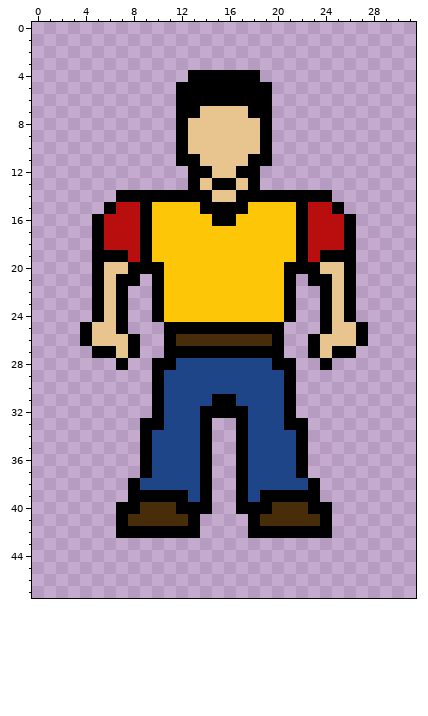
File history of a pixel-art sprite, assets/rpg/player.png. This is how it looked before the edit.
The file is 32x48 pixels. Colours within 5 levels of each other are drawn and written as one.
After the commit:
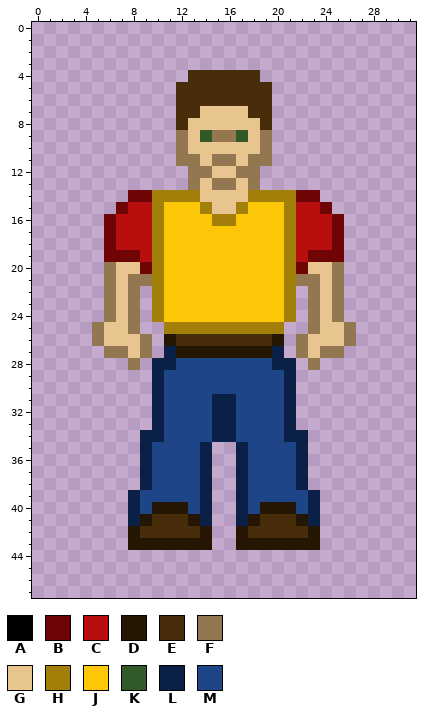
Palette (. is transparent): A #000000  B #6f0404  C #b80e0e  D #251603  E #472d0a  F #927750  G #e8c48f  H #a27f08  J #fdc607  K #315a28  L #0a2046  M #1d4588
From old to new:
Changed rows in their new state; - is an unchanged pixel.
first column x 4:
 4 ---------EEEEEE---------
 5 --------EEEEEEEE--------
 6 --------EEEEEEEE--------
 7 --------EE----EE--------
 8 --------E------E--------
 9 --------F-KFFK-F--------
10 --------F------F--------
11 --------FF-FF-FF--------
12 ---------FF--FF---------
13 ---------F-FF-F---------
14 ---.BBHHHHG--GHHHHBB.---
15 --.B-CH---HGGH---HC-B.--
16 -.B--CH----HH----HC--B.-
17 -.B--CH----------HC--B.-
18 -.B--CH----------HC--B.-
19 -.BBBCH----------HCBBB.-
20 -.F-GBH----------HBG-F.-
21 -.FGFFH----------HFFGF.-
22 -.FGF-H----------H-FGF.-
23 -.FGF-H----------H-FGF.-
24 -.FGF-H----------H-FGF.-
25 .F-GF--HHHHHHHHHH--FG-F.
26 .F--GF-D--------D-FG--F.
27 -.FFGF-LDDDDDDDDL-FGFF.-
28 ---.F-LL--------LL-F.---
29 ------L----------L------
30 ------L----------L------
31 ------L----LL----L------
32 ------L---MLLM---L------
33 -----.L---MLLM---L.-----
34 -----LL---MLLM---LL-----
35 -----L----L--L----L-----
36 -----L----L--L----L-----
37 -----L----L--L----L-----
38 ----.L----L--L----L.----
39 ----LMMMM-L--L-MMMML----
40 ---.LMDDDML--LMDDDML.---
41 ---.LD---DL--LD---DL.---
42 ---.DEEEEED--DEEEEED.---
43 ----DDDDDDD--DDDDDDD----
Changed places in both pictures, as pixel boxes (x1, y1, x2, y2):
changed: (80, 70, 368, 550)
